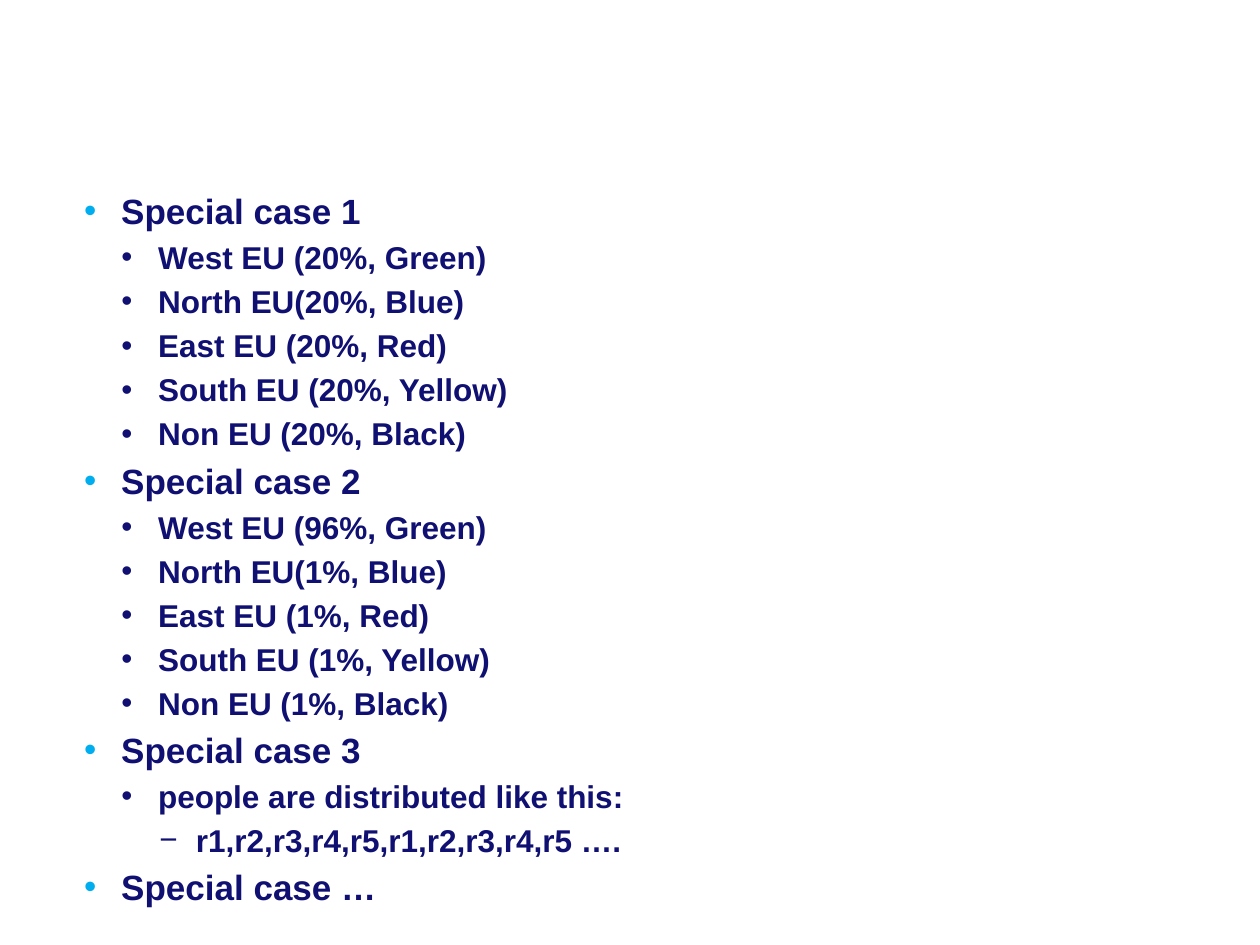
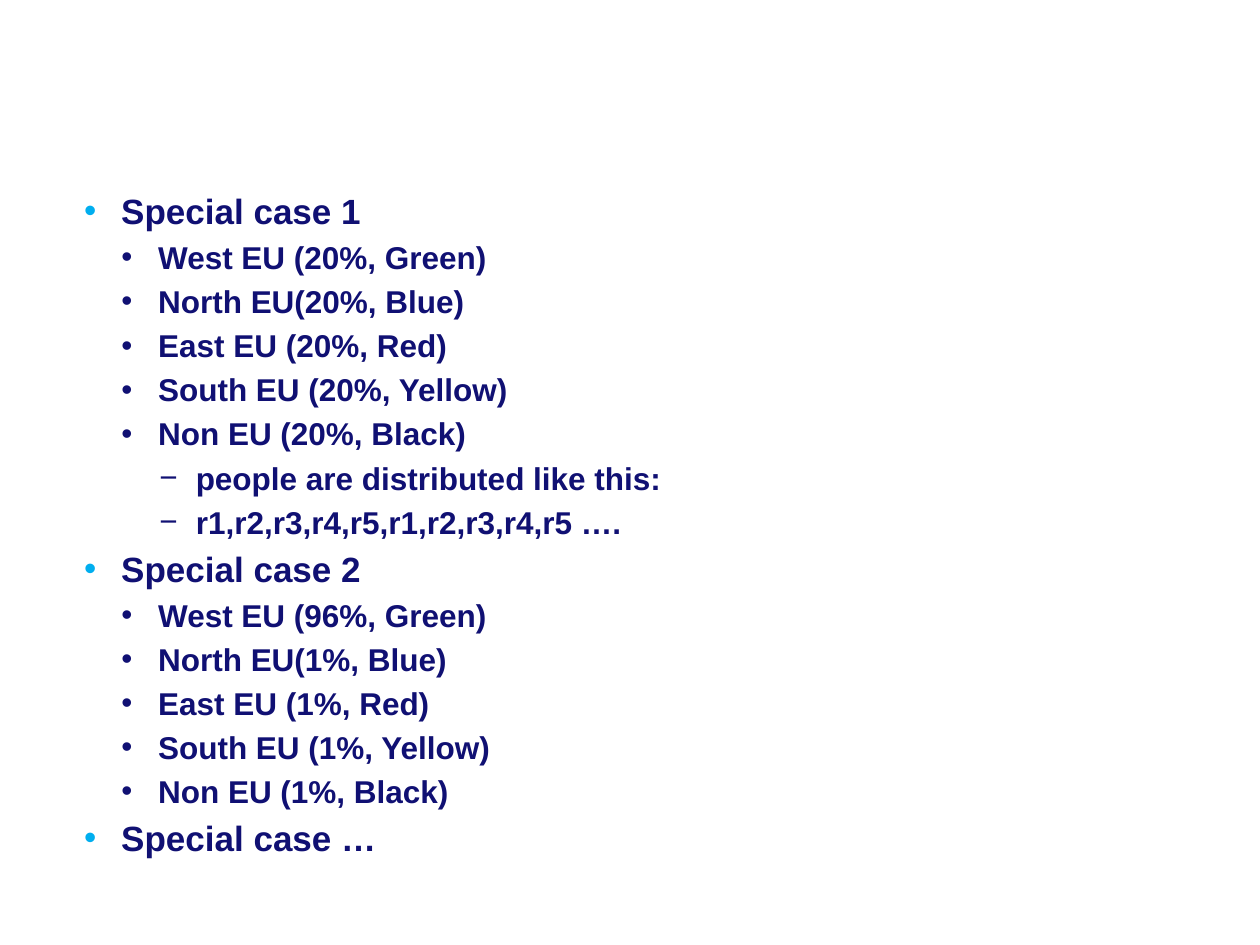
Before and after one commit to radualex/GeographicAlgsProject, a slide deck: slide 19 of GA_Group7_DotMap 20171021.pptx. Drawn at 1260x945 pixels with LibreOffice and Linux fonts; fonts in the diff are those of the drawing; background and template pictures are left out. Boxes give left, top, right and bottom in pixels: in the first picture for what was removed or moved away, otherwise in the second. Text is boxed around its words. In the diff, an @@ line names an element or a change of style, - is before the commit and + after.

```diff
--- a/GA_Group7_DotMap 20171021.pptx
+++ b/GA_Group7_DotMap 20171021.pptx
@@ text at (x1=196, y1=467, x2=660, y2=539): paragraphs added @@
+    − people are distributed like this:
+    − r1,r2,r3,r4,r5,r1,r2,r3,r4,r5 ….
@@ text at (x1=121, y1=737, x2=623, y2=857): paragraphs removed @@
-• Special case 3
-  • people are distributed like this:
-    − r1,r2,r3,r4,r5,r1,r2,r3,r4,r5 ….
```
Also in this commit, not shown: 1 other slide changed.
